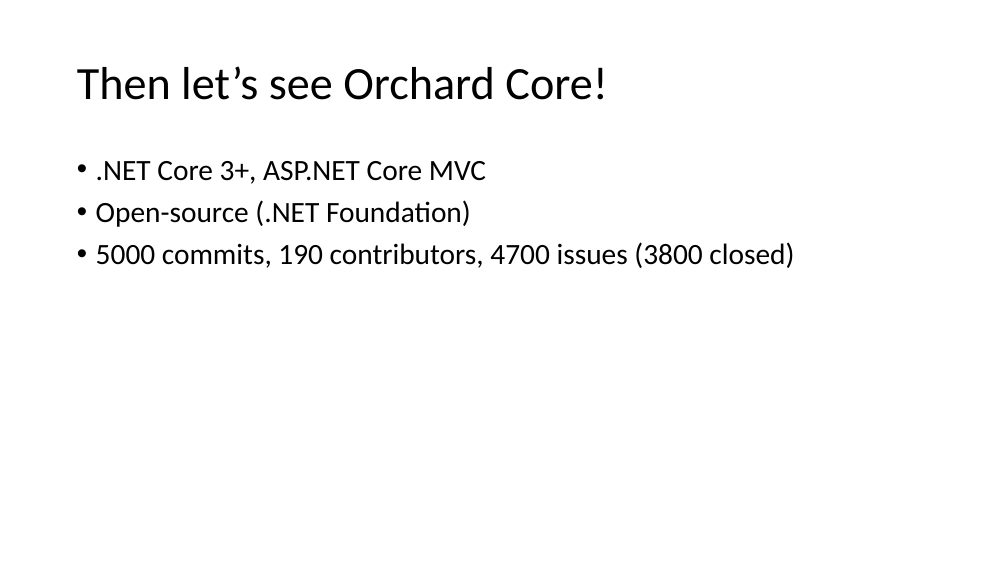
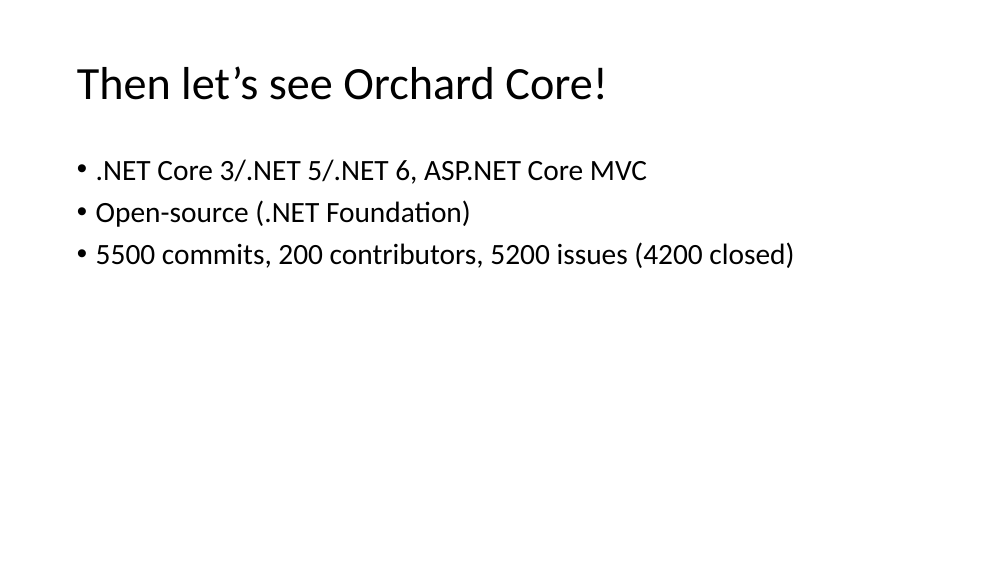
Before and after one commit to Lombiq/Orchard-Ambassadors-Toolbox, a slide deck: slide 4 of IntroductoryTalkTemplate/Orchard Core CMS introductory talk.pptx. Drawn at 1008x567 pixels with LibreOffice and Linux fonts; fonts in the diff are those of the drawing. Boxes give left, top, right and bottom in pixels: in the first picture for what was removed or moved away, otherwise in the second. Text is boxed around its words. In the diff, an @@ line names an element or a change of style, - is before the commit and + after.

```diff
--- a/IntroductoryTalkTemplate/Orchard Core CMS introductory talk.pptx
+++ b/IntroductoryTalkTemplate/Orchard Core CMS introductory talk.pptx
@@ text at [96, 159, 647, 184]: text changed @@
-• .NET Core 3+, ASP.NET Core MVC
+• .NET Core 3/.NET 5/.NET 6, ASP.NET Core MVC
@@ text at [96, 242, 794, 268]: text changed @@
-• 5000 commits, 190 contributors, 4700 issues (3800 closed)
+• 5500 commits, 200 contributors, 5200 issues (4200 closed)
```
Also in this commit, not shown: 2 other slides changed.
